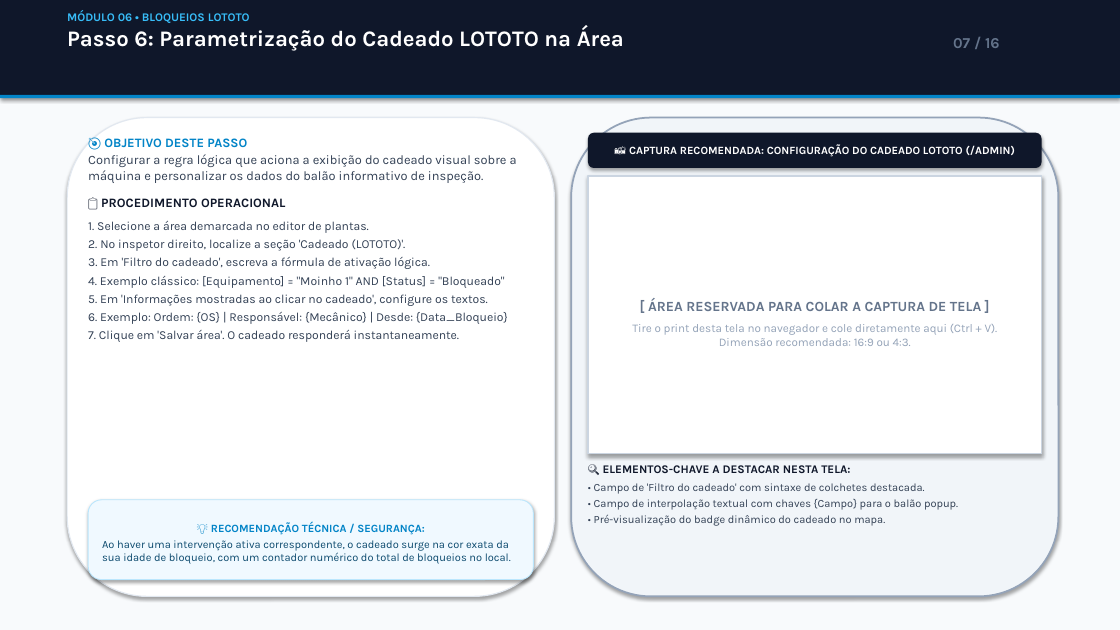
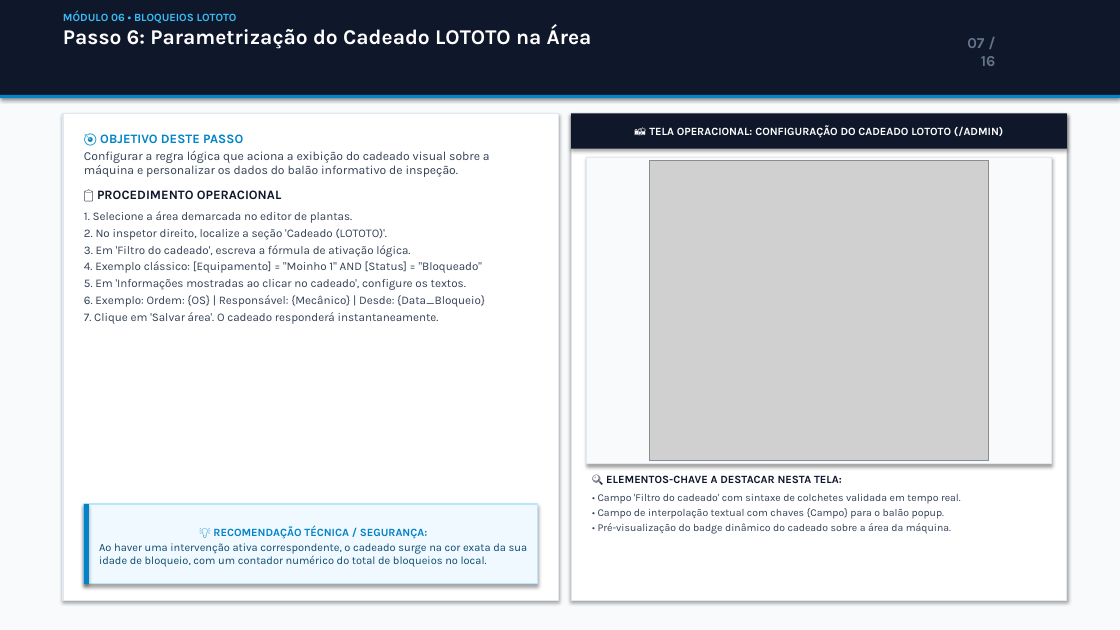
Before and after one commit to devrodrigo777/factory_map_1_online, a slide deck: slide 7 of client/public/Passo_a_Passo_EasyLOTOTO_for_Knauf.pptx. Drawn at 1120x630 pixels with LibreOffice and Linux fonts; fonts in the diff are those of the drawing; grey boxes stand for pictures. Boxes give left, top, right and bottom in pixels: in the first picture for what was removed or moved away, otherwise in the second. Text is boxed around its words. In the diff, an @@ line names an element or a change of style, - is before the commit and + after.

Commit message:
docs: update Passo_a_Passo_EasyLOTOTO_for_Knauf.pptx with embedded screenshots and clean rectangular design

```diff
--- a/client/public/Passo_a_Passo_EasyLOTOTO_for_Knauf.pptx
+++ b/client/public/Passo_a_Passo_EasyLOTOTO_for_Knauf.pptx
@@ text "MÓDULO 06 • BLOQUEIOS LOTOTO" at [63, 11, 592, 49]: size 10 to 9.5 pt in "MÓDULO 06 • BLOQUEIOS LOTOTO"; size 19 to 18 pt in "Passo 6: Parametrização do Cadeado LOTOTO na ..." @@
@@ text "07 / 16" rewrapped from [953, 38, 1000, 48] to [967, 38, 996, 66] @@
@@ rectangle: place and size @@
-rectangle at [67, 118, 555, 597]
+rectangle at [63, 113, 559, 601]
@@ rectangle at [63, 113, 559, 601]: rounded rectangle to rectangle @@
@@ rectangle "📸 TELA OPERACIONAL: CONFIGURAÇÃO DO ..." at [571, 113, 1067, 149]: rounded rectangle to rectangle @@
@@ rectangle "📸 TELA OPERACIONAL: CONFIGURAÇÃO DO ...": place and size @@
-rectangle "📸 TELA OPERACIONAL: CONFIGURAÇÃO DO ..." at [588, 133, 1042, 168]
+rectangle "📸 TELA OPERACIONAL: CONFIGURAÇÃO DO ..." at [571, 113, 1067, 149]
@@ rounded rectangle removed at [571, 118, 1059, 597] @@
@@ rectangle added at [571, 113, 1067, 601], fill #FFFFFF, outline #E2E8F0 1 pt @@
@@ text in rectangle at [649, 125, 1003, 138]: text changed @@
-📸 CAPTURA RECOMENDADA: CONFIGURAÇÃO DO CADEADO LOTOTO (/ADMIN)
+📸 TELA OPERACIONAL: CONFIGURAÇÃO DO CADEADO LOTOTO (/ADMIN)
@@ text at [84, 151, 490, 324]: size 11 to 10.5 pt in "Configurar a regra lógica que aciona a ..."; size 10.5 to 10 pt in "1. Selecione a área demarcada no editor ...", "2. No inspetor direito, localize a seção ...", "3. Em 'Filtro do cadeado', escreva a ...", "4. Exemplo clássico: [Equipamento] = "Moinho 1" ..." and 3 more places; less space between paragraphs @@
@@ rectangle added at [586, 157, 1052, 464], fill #F8FAFC, outline #E2E8F0 1 pt @@
@@ rectangle removed at [588, 176, 1042, 454] @@
-[ ÁREA RESERVADA PARA COLAR A CAPTURA DE TELA ]
-Tire o print desta tela no navegador e cole diretamente aqui (Ctrl + V).
-Dimensão recomendada: 16:9 ou 4:3.
@@ picture added at [650, 160, 989, 460] @@
@@ text "🔍 ELEMENTOS-CHAVE A DESTACAR NESTA ...": place and size @@
-text "🔍 ELEMENTOS-CHAVE A DESTACAR NESTA ..." at [594, 465, 958, 526]
+text "🔍 ELEMENTOS-CHAVE A DESTACAR NESTA ..." at [598, 475, 961, 534]
@@ text at [598, 475, 944, 519]: size 10 to 9.5 pt in "🔍 ELEMENTOS-CHAVE A DESTACAR NESTA TELA:"; size 9.5 to 9 pt in "• Campo de interpolação textual com chaves ..." @@
@@ rectangle "💡 RECOMENDAÇÃO TÉCNICA / SEGURANÇA:": place and size @@
-rectangle "💡 RECOMENDAÇÃO TÉCNICA / SEGURANÇA:" at [88, 500, 534, 580]
+rectangle "💡 RECOMENDAÇÃO TÉCNICA / SEGURANÇA:" at [84, 504, 538, 584]
@@ rectangle "💡 RECOMENDAÇÃO TÉCNICA / SEGURANÇA:" at [84, 504, 538, 584]: rounded rectangle to rectangle; outline #BAE6FD 0.75 pt to #BAE6FD 1 pt @@
@@ rectangle added at [84, 504, 89, 584], fill #0284C7 @@
@@ text at [598, 494, 961, 504]: text changed; size 9.5 to 9 pt @@
-• Campo de 'Filtro do cadeado' com sintaxe de colchetes destacada.
+• Campo 'Filtro do cadeado' com sintaxe de colchetes validada em tempo real.
@@ text at [598, 523, 951, 534]: text changed; size 9.5 to 9 pt @@
-• Pré-visualização do badge dinâmico do cadeado no mapa.
+• Pré-visualização do badge dinâmico do cadeado sobre a área da máquina.
```
Also in this commit, not shown: 15 other slides changed, 1 other file.
